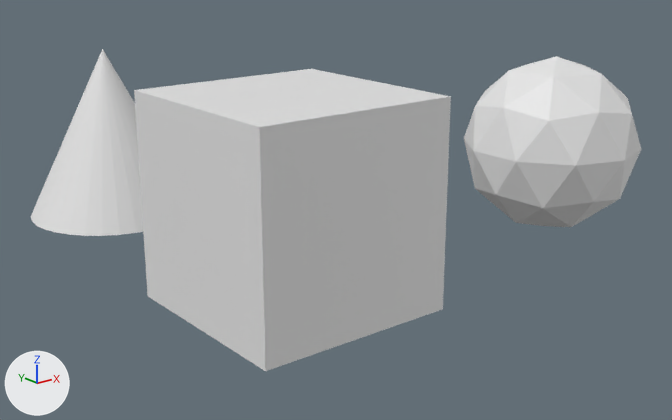
Before and after pictures for a commit that changed the OBJ model res/custom.obj.
Before and after are seen from a 50 mm lens placed at (-4.79, -6.64, 2.47), pointed at (1.79, 1.58, -0.82). Lighting does not change. The marker at lower left points along +X, +Y and +Z. The older version comes first. Where no turn or scale is listed for an object, it has been applied to the vertices.

The older version as bpy lines, for what is in view:
```python
me_cone = bpy.data.meshes.new('Cone')
me_cone.from_pydata(...)  # a 32-sided cone pointing to +z spanning x -1.0..1.0, y 2.77..4.77, z -1.0..1.0
me_cone.materials.append(mat_material)  # white #e7e7e7
me_cube = bpy.data.meshes.new('Cube')
me_cube.from_pydata(...)  # a box spanning x -1.0..1.0, y -1.0..1.0, z -1.0..1.0
me_cube.materials.append(mat_material)  # white #e7e7e7
me_icosphere = bpy.data.meshes.new('Icosphere')
me_icosphere.from_pydata(...)  # an icosphere of 80 faces spanning x 2.73..4.64, y -1.0..1.0, z -1.0..1.0
me_icosphere.materials.append(mat_material)  # white #e7e7e7
ob_cone = bpy.data.objects.new('Cone', me_cone)
ob_cone.location = (0.0, 0.0, 0.0)
ob_cube = bpy.data.objects.new('Cube', me_cube)
ob_cube.location = (0.0, 0.0, 0.0)
ob_icosphere = bpy.data.objects.new('Icosphere', me_icosphere)
ob_icosphere.location = (0.0, 0.0, 0.0)
```
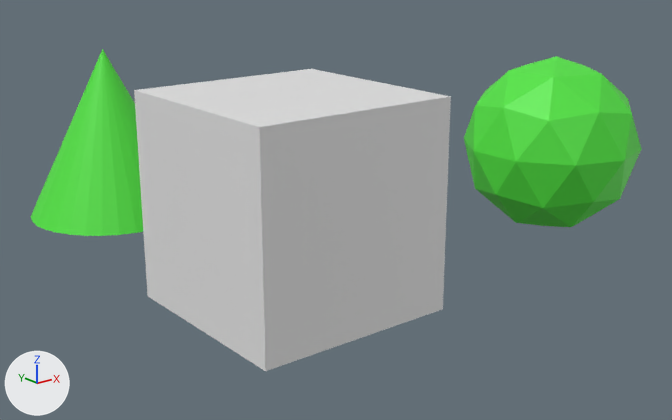
Edits to the bpy script that builds the scene:
```text
Add mat_material_001:
    mat_material_001 = principled_material('Material.001')
    mat_material_001.base_color = (0.0859, 0.801, 0.0538)  # green #53e742
    mat_material_001.metallic = 0.0437
Change me_cone:
    used by ob_cone; location = (0.0, 0.0, 0.0)
    remove me_cone.from_pydata(...)  # 33 vertices, 62 faces; spans x -1.0..1.0, y 2.77..4.77, z -1.0..1.0
    add me_cone.from_pydata(...)  # 33 vertices, 33 faces; spans x -1.0..1.0, y 2.77..4.77, z -1.0..1.0
    me_cone part 1: 32 faces spanning x -1.0..1.0, y 2.77..4.77, z -1.0..1.0 switch from mat_material (white #e7e7e7) to mat_material_001 (green #53e742)
    edits to the shape of me_cone do not show in these pictures
Change me_icosphere:
    where me_icosphere.from_pydata(...)  # 42 vertices, 80 faces; spans x 2.73..4.64, y -1.0..1.0, z -1.0..1.0
    remove me_icosphere.materials.append(mat_material)  # white #e7e7e7
    add me_icosphere.materials.append(mat_material_001)  # green #53e742
```

Changed parts and their boxes [x1, y1, x2, y2] in the pictures (672 x 420 px):
'Icosphere', recoloured (white to green)
    both: [464, 56, 641, 227]
part 1 of me_cone, recoloured (white to green)
    both: [31, 49, 143, 236]
